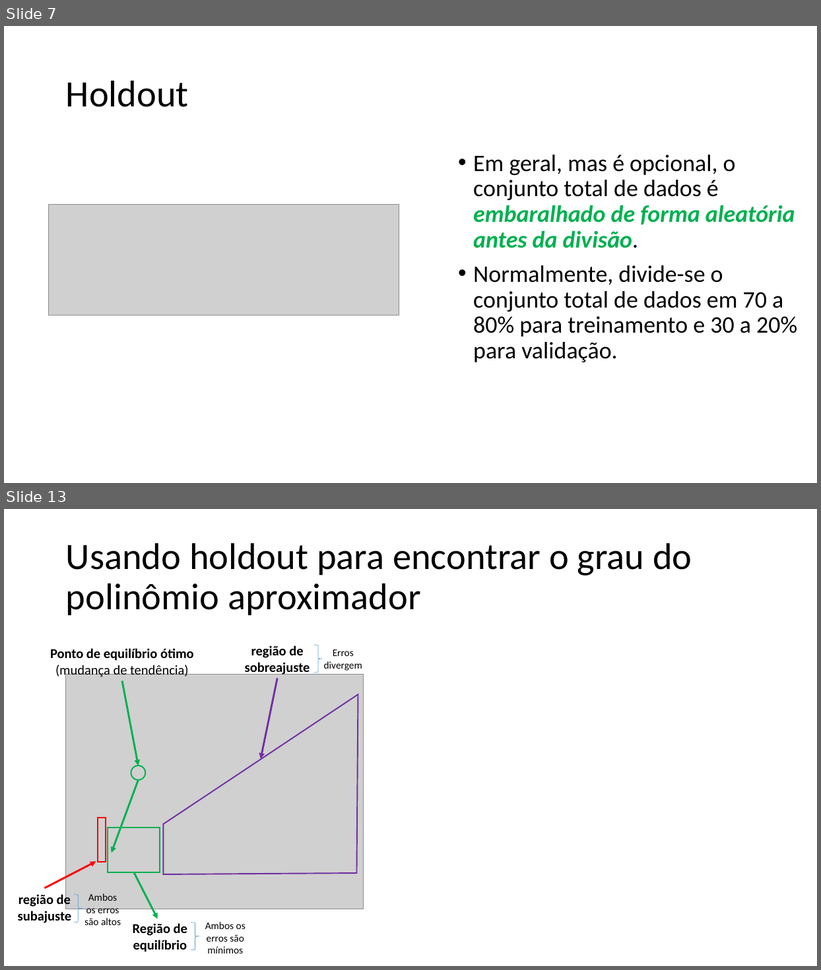
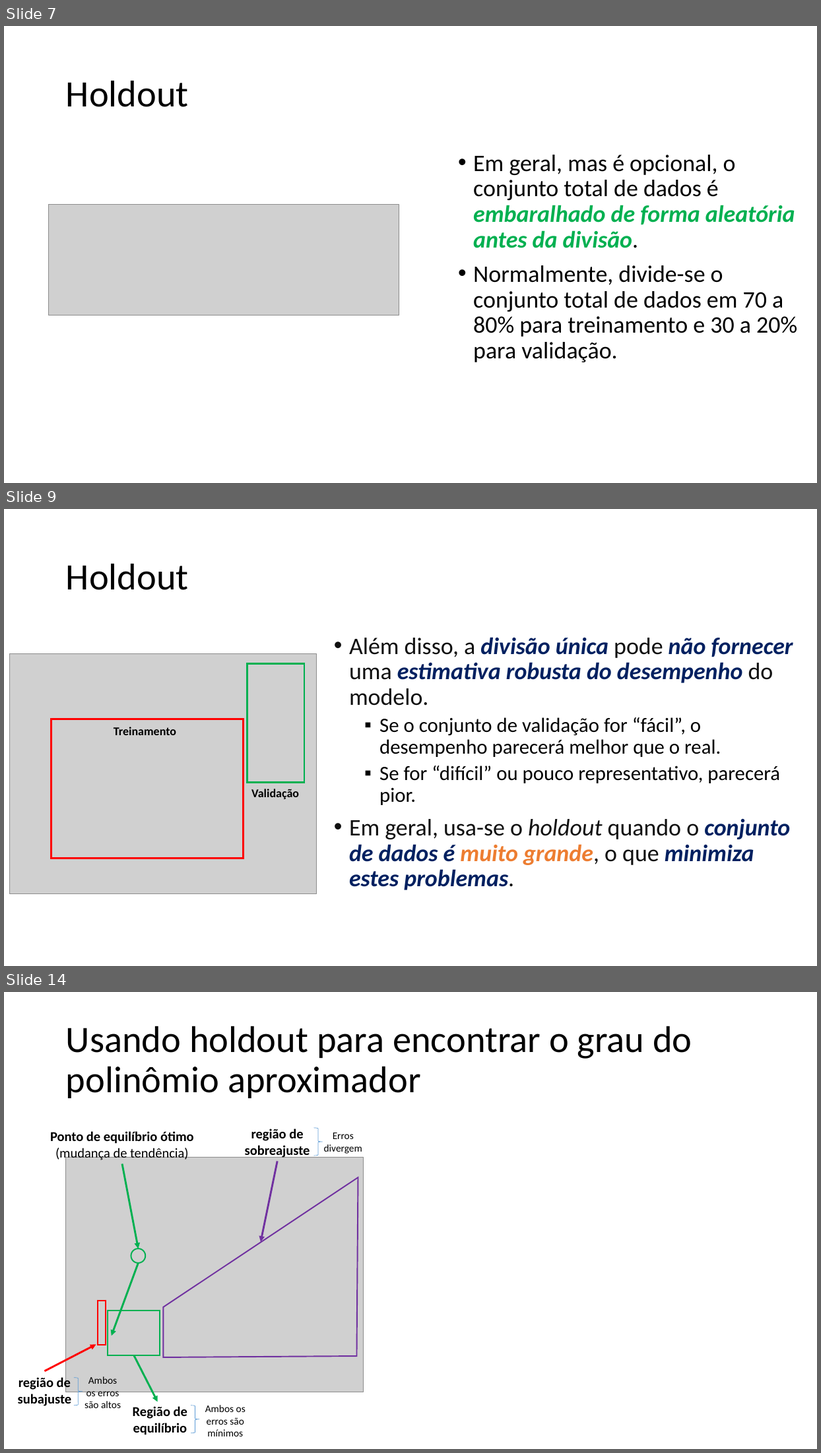
Before and after one commit to zz4fap/t319_aprendizado_de_maquina, a slide deck: slides/T319_Regressão_Linear (Parte V).pptx. Shown one above the other, each under a label of ours: slides 7 and 13 before the commit, slides 7, 9 and 14 after it; the slides between them are not shown. The pictures are 821x970 and 821x1453 pixels, drawn with LibreOffice and Linux fonts; fonts in the diff are those of the drawing; grey boxes stand for pictures. Boxes give left, top, right and bottom in pixels: in the first picture for what was removed or moved away, otherwise in the second. Text is boxed around its words. In the diff, an @@ line names an element or a change of style, - is before the commit and + after.

```diff
--- a/slides/T319_Regressão_Linear (Parte V).pptx
+++ b/slides/T319_Regressão_Linear (Parte V).pptx
@@ slide 9 added at (4,509,817,966), background #FFFFFF @@
@@ title added at (66,563,189,590), 44 pt, text #000000 @@
+Holdout
@@ text added at (349,637,793,890), 28 pt, text #000000 @@
+• Além disso, a divisão única pode não fornecer uma estimativa robusta do desempenho do modelo.
+  ▪ Se o conjunto de validação for “fácil”, o desempenho parecerá melhor que o real.
+  ▪ Se for “difícil” ou pouco representativo, parecerá pior.
+• Em geral, usa-se o holdout quando o conjunto de dados é muito grande, o que minimiza estes problemas.
@@ group added at (9,654,316,894): 2 rectangles, 2 texts, 1 picture @@
+Treinamento
+Validação
@@ what was slide 13 is now slide 14 @@
```
Also in this commit, not shown: 6 slides changed.
